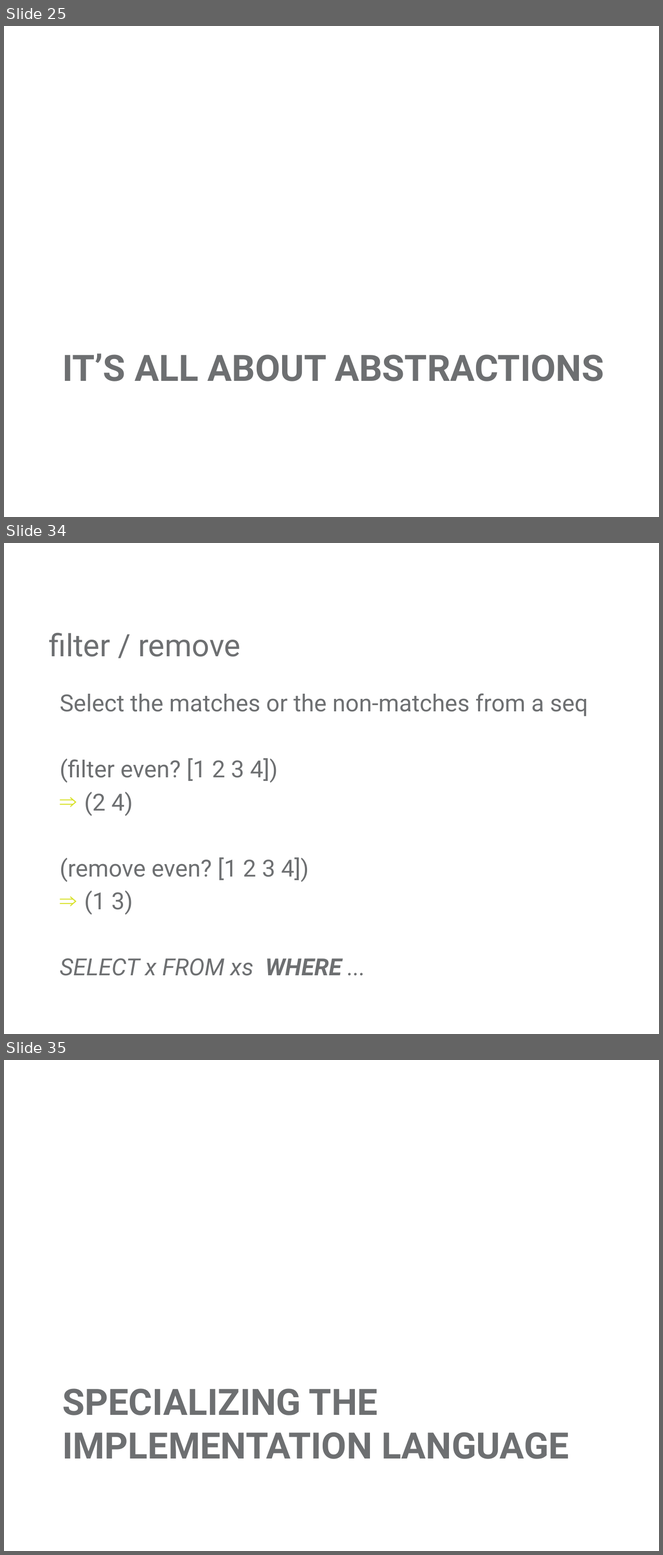
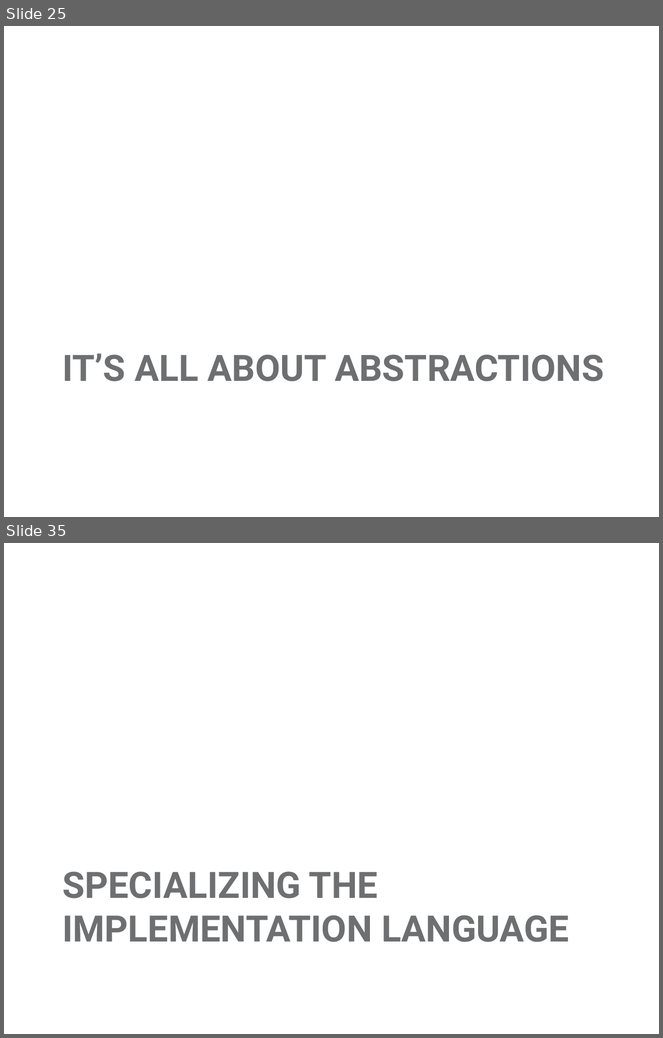
Before and after one commit to mjul/top-10-clojure-oredev-2011, a slide deck: Top Things to Learn From Clojure.pptx. Shown one above the other, each under a label of ours: slides 25, 34 and 35 before the commit, slides 25 and 35 after it; the slides between them are not shown. The pictures are 663x1555 and 663x1038 pixels, drawn with LibreOffice and Linux fonts; fonts in the diff are those of the drawing; background and template pictures are left out. Boxes give left, top, right and bottom in pixels: in the first picture for what was removed or moved away, otherwise in the second. Text is boxed around its words. In the diff, an @@ line names an element or a change of style, - is before the commit and + after.

```diff
--- a/Top Things to Learn From Clojure.pptx
+++ b/Top Things to Learn From Clojure.pptx
@@ slide 34 removed at <box>4,543,659,1034</box>, background #FFFFFF @@
@@ title removed at <box>49,633,241,657</box> @@
-filter / remove
@@ text removed at <box>60,693,588,976</box> @@
-Select the matches or the non-matches from a seq
-(filter even? [1 2 3 4])
-⇒ (2 4)
-(remove even? [1 2 3 4])
-⇒ (1 3)
-SELECT x FROM xs WHERE ...
```
Also in this commit, not shown: 9 slides changed, 2 slides added, 5 other slides removed, 4 other files.
